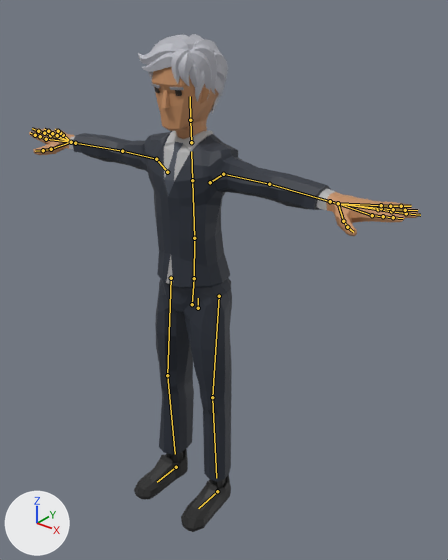
A saved change to the glTF model js/models/avatars/club-crowd-m6.glb.
The view is the same before and after, from a camera (50 mm lens) standing at (1.402, -1.619, 2.013) and looking at (0.117, -0.013, 1.017). The axes (+X, +Y, +Z) are drawn at lower left. The lights are the same throughout. The first picture is the older version. The bones that change, and the others that lie on the model, are drawn over the model as lines.

Objects in the first picture: 'Suit_Body'.
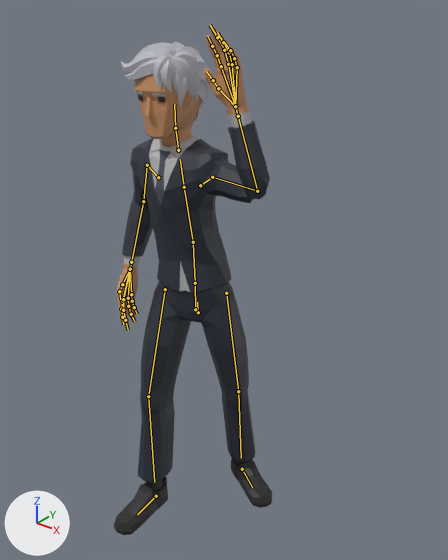
The newer file adds an action. The first version stands in its rest pose; the second is drawn at frame 15 of the action 'Wave'.

Boxes (x1, y1, x2, y2) around the edits, measured in the pictures (448 x 560 px):
'Suit_Body', posed (59% narrower)
    before: (29, 34, 420, 532)
    after: (114, 25, 272, 535)
bone 'Body', root to tip
    before: (198, 308) to (198, 298)
    after: (198, 312) to (197, 302)
bone 'Torso', root to tip
    before: (194, 238) to (192, 180)
    after: (193, 242) to (184, 187)
bone 'Chest', root to tip
    before: (192, 180) to (191, 151)
    after: (184, 187) to (180, 159)
bone 'Head', root to tip
    before: (190, 120) to (190, 96)
    after: (175, 128) to (174, 104)
bone 'Shoulder.L', root to tip
    before: (210, 182) to (223, 174)
    after: (200, 185) to (212, 177)
bone 'UpperArm.L', root to tip
    before: (223, 174) to (269, 184)
    after: (212, 177) to (257, 191)
bone 'LowerArm.L', root to tip
    before: (269, 184) to (330, 201)
    after: (257, 191) to (238, 116)
bone 'Wrist.L', root to tip
    before: (330, 201) to (338, 203)
    after: (238, 116) to (235, 106)
bone 'Index2.L', root to tip
    before: (372, 215) to (383, 216)
    after: (221, 66) to (217, 55)
bone 'Index3.L', root to tip
    before: (383, 216) to (393, 217)
    after: (217, 55) to (212, 46)
bone 'Middle2.L', root to tip
    before: (378, 209) to (391, 211)
    after: (228, 64) to (224, 50)
bone 'Middle3.L', root to tip
    before: (391, 211) to (406, 213)
    after: (224, 50) to (217, 37)
bone 'Ring2.L', root to tip
    before: (381, 208) to (393, 209)
    after: (232, 64) to (229, 52)
bone 'Ring3.L', root to tip
    before: (393, 209) to (405, 210)
    after: (229, 52) to (223, 42)
bone 'Pinky2.L', root to tip
    before: (381, 205) to (390, 206)
    after: (237, 67) to (234, 58)
bone 'Pinky3.L', root to tip
    before: (390, 206) to (401, 206)
    after: (234, 58) to (230, 50)
bone 'Thumb1.L', root to tip
    before: (338, 203) to (343, 221)
    after: (235, 106) to (218, 88)
bone 'Thumb3.L', root to tip
    before: (347, 227) to (353, 232)
    after: (213, 80) to (206, 71)
bone 'Shoulder.R', root to tip
    before: (167, 172) to (156, 159)
    after: (158, 177) to (147, 165)
bone 'UpperArm.R', root to tip
    before: (156, 159) to (122, 151)
    after: (147, 165) to (143, 201)
bone 'LowerArm.R', root to tip
    before: (122, 151) to (75, 143)
    after: (143, 201) to (131, 262)
bone 'Index2.R', root to tip
    before: (46, 139) to (40, 136)
    after: (122, 301) to (121, 309)
bone 'Index3.R', root to tip
    before: (40, 136) to (35, 135)
    after: (121, 309) to (122, 317)
bone 'Middle2.R', root to tip
    before: (50, 135) to (44, 133)
    after: (123, 299) to (123, 310)
bone 'Middle3.R', root to tip
    before: (44, 133) to (38, 131)
    after: (123, 310) to (125, 320)
bone 'Ring2.R', root to tip
    before: (57, 135) to (52, 133)
    after: (128, 298) to (128, 306)
bone 'Ring3.R', root to tip
    before: (52, 133) to (48, 131)
    after: (128, 306) to (131, 314)
bone 'Pinky2.R', root to tip
    before: (63, 135) to (60, 133)
    after: (131, 294) to (132, 301)
bone 'Pinky3.R', root to tip
    before: (60, 133) to (58, 131)
    after: (132, 301) to (134, 307)
bone 'Thumb1.R', root to tip
    before: (71, 142) to (51, 149)
    after: (130, 269) to (122, 284)
bone 'Thumb3.R', root to tip
    before: (43, 150) to (35, 151)
    after: (119, 291) to (120, 299)
bone 'UpperLeg.L', root to tip
    before: (219, 296) to (212, 397)
    after: (226, 293) to (238, 391)
bone 'LowerLeg.L', root to tip
    before: (212, 397) to (216, 478)
    after: (238, 391) to (241, 458)
bone 'UpperLeg.R', root to tip
    before: (171, 278) to (167, 375)
    after: (165, 289) to (148, 396)
bone 'LowerLeg.R', root to tip
    before: (167, 375) to (175, 454)
    after: (148, 396) to (154, 482)
bone 'Foot.L', root to tip
    before: (217, 491) to (198, 508)
    after: (242, 469) to (252, 487)
bone 'Foot.R', root to tip
    before: (176, 467) to (157, 482)
    after: (156, 496) to (137, 514)

The edits, one by one:
Bone 'Body' (bone_body) moves from (0.0, 0.0, 0.0) to (0.0, -0.019, 0.0).
Bone 'Body' (bone_body) turns from (0, 0, 0) to (0, 27, 3) degrees about its own x, y and z.
Bone 'Torso' (bone_torso) turns from (0, 0, 0) to (7, -28, 0) degrees about its own x, y and z.
Bone 'Chest' (bone_chest) turns from (0, 0, 0) to (-1, 0, 0) degrees about its own x, y and z.
Bone 'Head' (bone_head) turns from (0, 0, 0) to (-7, 0, 0) degrees about its own x, y and z.
Bone 'Shoulder.L' (bone_shoulder_l) moves from (0.0, 0.0, 0.0) to (0.007, 0.006, 0.006).
Bone 'UpperArm.L' (bone_upperarm_l) turns from (0, 0, 0) to (-7, -20, 1) degrees about its own x, y and z.
Bone 'LowerArm.L' (bone_lowerarm_l) turns from (0, 0, 0) to (65, 13, -107) degrees about its own x, y and z.
Bone 'Wrist.L' (bone_wrist_l) turns from (0, 0, 0) to (0, 0, -3) degrees about its own x, y and z.
Bone 'Index2.L' (bone_index2_l) turns from (0, 0, 0) to (-14, 2, 0) degrees about its own x, y and z.
Bone 'Index3.L' (bone_index3_l) turns from (0, 0, 0) to (-7, 2, 1) degrees about its own x, y and z.
Bone 'Middle2.L' (bone_middle2_l) turns from (0, 0, 0) to (-12, 2, 3) degrees about its own x, y and z.
Bone 'Middle3.L' (bone_middle3_l) turns from (0, 0, 0) to (-12, 1, -2) degrees about its own x, y and z.
Bone 'Ring2.L' (bone_ring2_l) turns from (0, 0, 0) to (-13, 5, -4) degrees about its own x, y and z.
Bone 'Ring3.L' (bone_ring3_l) turns from (0, 0, 0) to (-15, 5, -4) degrees about its own x, y and z.
Bone 'Pinky2.L' (bone_pinky2_l) turns from (0, 0, 0) to (-19, -4, -3) degrees about its own x, y and z.
Bone 'Pinky3.L' (bone_pinky3_l) turns from (0, 0, 0) to (-11, -5, -4) degrees about its own x, y and z.
Bone 'Thumb1.L' (bone_thumb1_l) turns from (0, 0, 0) to (7, 4, 9) degrees about its own x, y and z.
Bone 'Thumb3.L' (bone_thumb3_l) turns from (0, 0, 0) to (-19, -1, 11) degrees about its own x, y and z.
Bone 'Shoulder.R' (bone_shoulder_r) moves from (0.0, 0.0, 0.0) to (-0.007, 0.006, 0.006).
Bone 'UpperArm.R' (bone_upperarm_r) turns from (0, 0, 0) to (-63, -2, -13) degrees about its own x, y and z.
Bone 'LowerArm.R' (bone_lowerarm_r) turns from (0, 0, 0) to (-32, -13, 35) degrees about its own x, y and z.
Bone 'Index2.R' (bone_index2_r) turns from (0, 0, 0) to (-15, -2, 0) degrees about its own x, y and z.
Bone 'Index3.R' (bone_index3_r) turns from (0, 0, 0) to (-8, -2, -1) degrees about its own x, y and z.
Bone 'Middle2.R' (bone_middle2_r) turns from (0, 0, 0) to (-13, -1, -1) degrees about its own x, y and z.
Bone 'Middle3.R' (bone_middle3_r) turns from (0, 0, 0) to (-12, -1, 2) degrees about its own x, y and z.
Bone 'Ring2.R' (bone_ring2_r) turns from (0, 0, 0) to (-13, -5, 4) degrees about its own x, y and z.
Bone 'Ring3.R' (bone_ring3_r) turns from (0, 0, 0) to (-15, -5, 4) degrees about its own x, y and z.
Bone 'Pinky2.R' (bone_pinky2_r) turns from (0, 0, 0) to (-16, 3, 14) degrees about its own x, y and z.
Bone 'Pinky3.R' (bone_pinky3_r) turns from (0, 0, 0) to (-11, 5, 4) degrees about its own x, y and z.
Bone 'Thumb1.R' (bone_thumb1_r) turns from (0, 0, 0) to (10, -6, 1) degrees about its own x, y and z.
Bone 'Thumb3.R' (bone_thumb3_r) turns from (0, 0, 0) to (-28, 0, -9) degrees about its own x, y and z.
Bone 'UpperLeg.L' (bone_upperleg_l) turns from (0, 0, 0) to (-5, -25, -2) degrees about its own x, y and z.
Bone 'LowerLeg.L' (bone_lowerleg_l) turns from (0, 0, 0) to (7, 0, 0) degrees about its own x, y and z.
Bone 'UpperLeg.R' (bone_upperleg_r) turns from (0, 0, 0) to (-8, 19, -15) degrees about its own x, y and z.
Bone 'LowerLeg.R' (bone_lowerleg_r) turns from (0, 0, 0) to (10, 0, 0) degrees about its own x, y and z.
Bone 'Foot.L' (bone_foot_l) moves from (0.0, 0.0, 0.0) to (0.0, -0.177, -0.001).
Bone 'Foot.L' (bone_foot_l) turns from (0, 0, 0) to (0, 0, -59) degrees about its own x, y and z.
Bone 'Foot.R' (bone_foot_r) moves from (0.0, 0.0, 0.0) to (0.052, 0.184, 0.001).
Bone 'Foot.R' (bone_foot_r) turns from (0, 0, 0) to (0, 0, -7) degrees about its own x, y and z.
